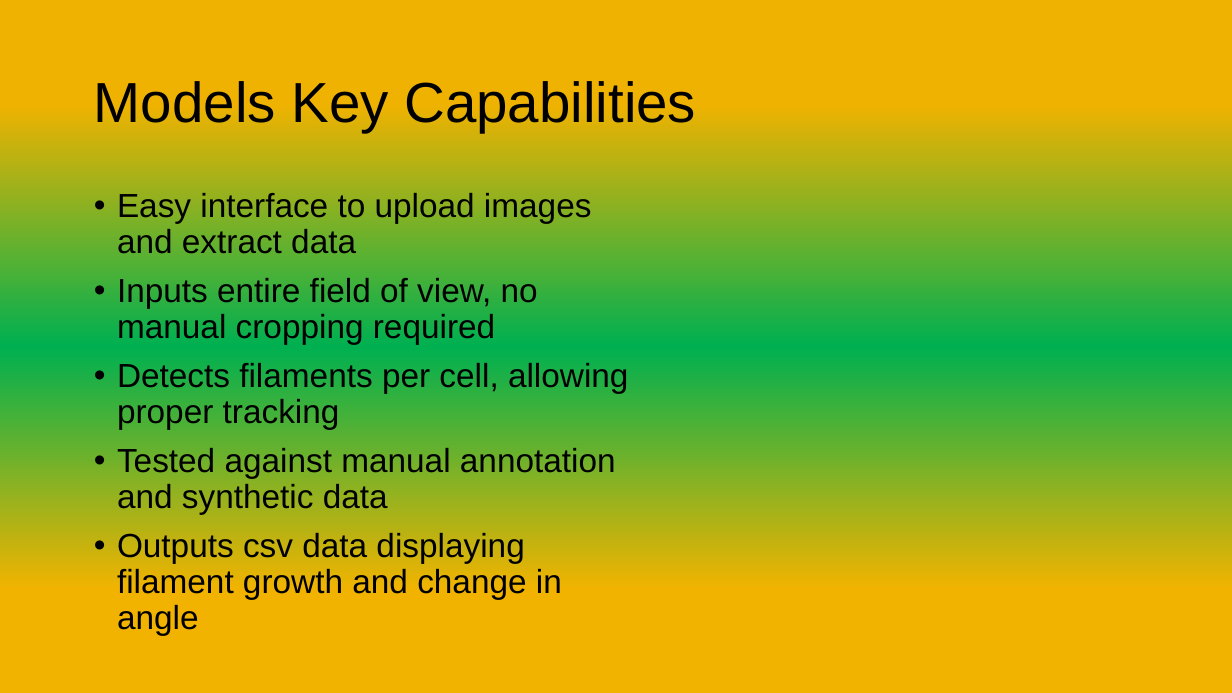
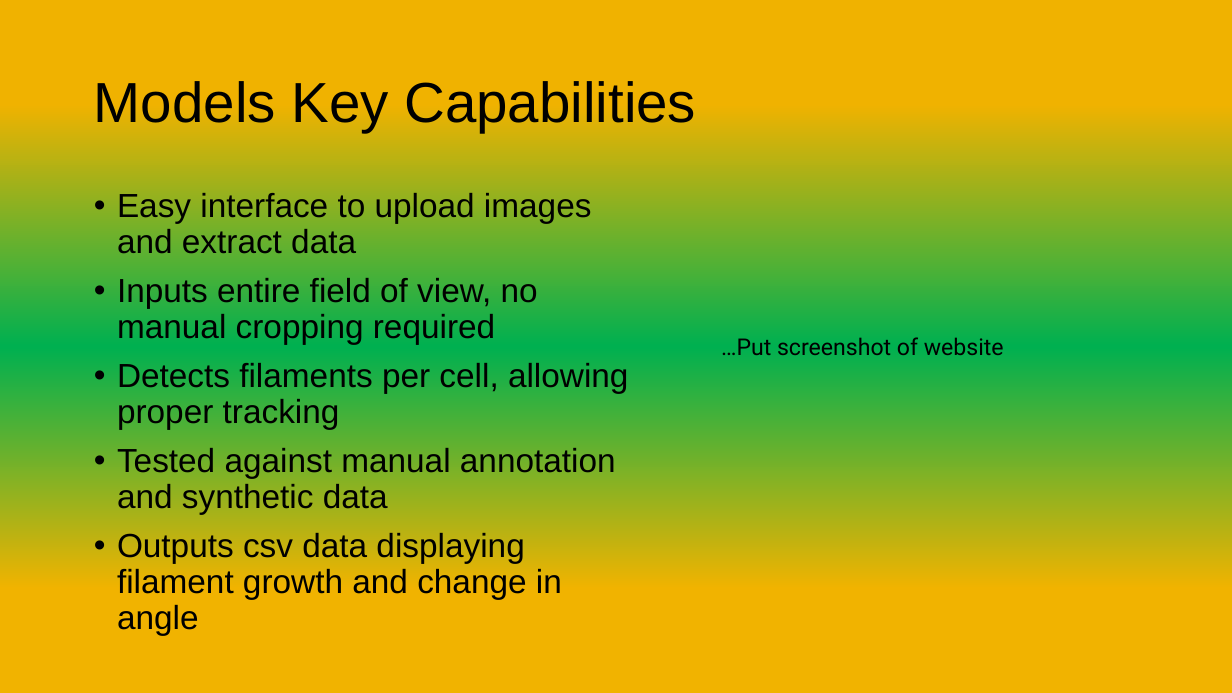
Before and after one commit to briandaniel14/biohack, a slide deck: slide 3 of Presentations/Biohack_Presentation.pptx. Drawn at 1232x693 pixels with LibreOffice and Linux fonts; fonts in the diff are those of the drawing. Boxes give left, top, right and bottom in pixels: in the first picture for what was removed or moved away, otherwise in the second. Text is boxed around its words. In the diff, an @@ line names an element or a change of style, - is before the commit and + after.

Commit message:
Added placeholder for website screenshot

```diff
--- a/Presentations/Biohack_Presentation.pptx
+++ b/Presentations/Biohack_Presentation.pptx
@@ text added at box(721, 337, 1004, 355), 18 pt, text #000000 @@
+…Put screenshot of website
```
